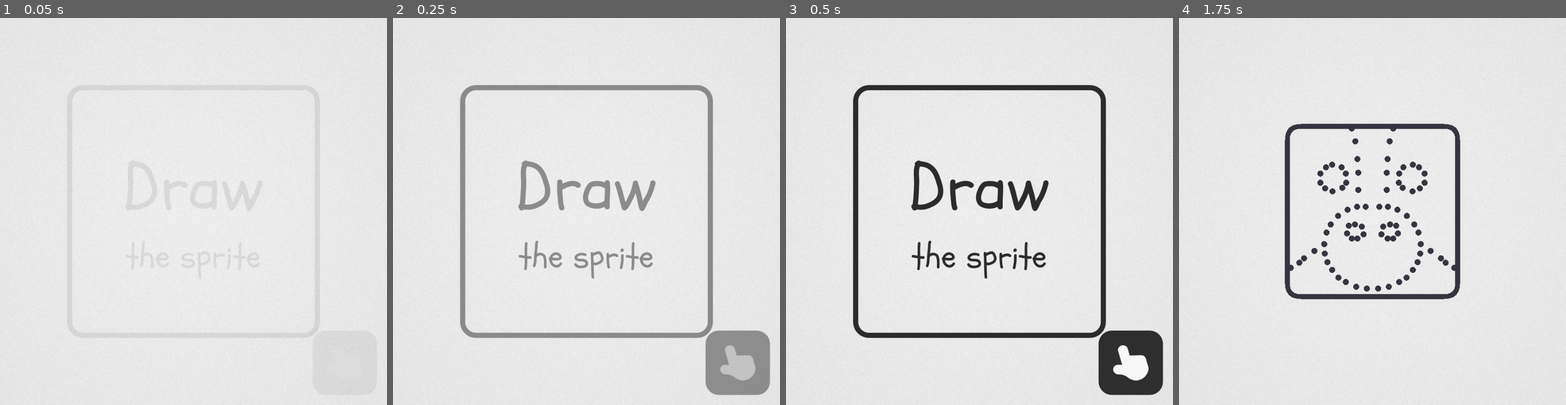
Above: before the commit, frames 1-4 (left to right).
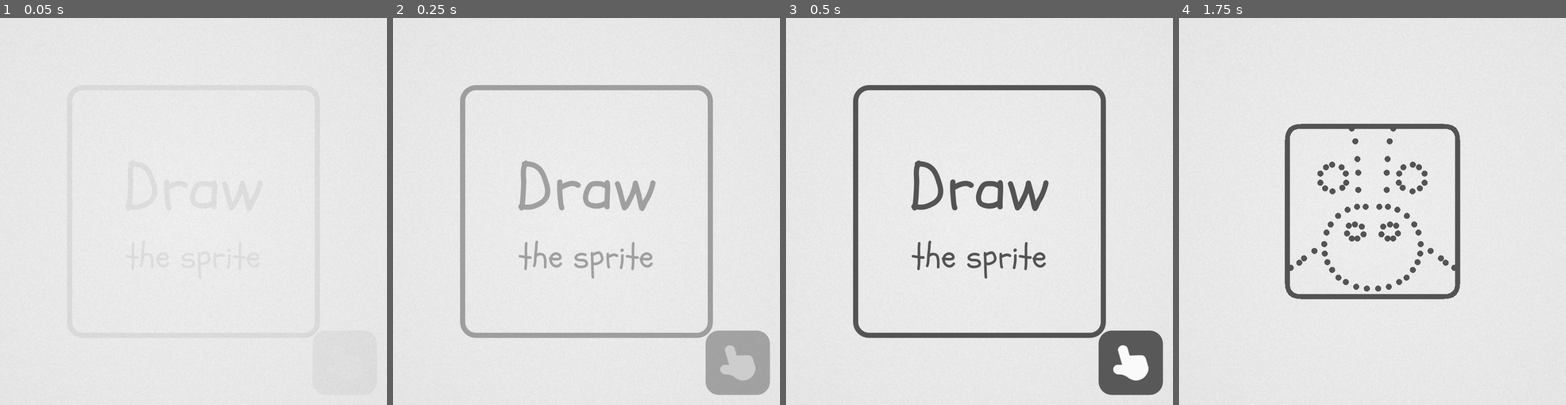
Above: after the commit, the same moments.

Repository: dernier-grie/draw-the-sprite
Game: Godot game, scene res://scenes/main.tscn
The game is run twice, just before and just after one commit, with the same random seed, the same clock (stepped at 60 frames per second) and the same inputs.
Inputs (mouse positions are in pixels of both pictures, inside the frame that each line leads up to):
- Up to frame 1 (0.05 s): no input
- Up to frame 2 (0.25 s): no input
- Up to frame 3 (0.5 s): no input
- Up to frame 4 (1.75 s): move the mouse to (1457, 192) at 0.52 s; click (1457, 192) at 0.67 s; move the mouse to (1372, 211) at 1.27 s; click (1372, 211) at 1.42 s

The runs differ from the first frame. In frame 3, 7.1% of the frame differs, in the area x 17-98%, y 17-98%; in frame 4, 3.5%.

Commit message:
main color swatch
first attempt at harmonizing style

Diff:
--- /dev/null
+++ b/resources/color_swatch.tres
@@ -0,0 +1,4 @@
+[gd_resource type="ColorPalette" format=3 uid="uid://cejjvot6fex8x"]
+
+[resource]
+colors = PackedColorArray(0.32941177, 0.3254902, 0.3254902, 1)
--- a/scenes/draw/draw.gd
+++ b/scenes/draw/draw.gd
@@ -31,6 +31,7 @@
 	var canvas = canvas_scene.instantiate() as DrawCanvas
 	canvas.points_color = ui_color
 	canvas.line_color = ui_color
+	print(ui_color)
 	canvas.points = animal_data.points
 	canvas.frame_size = animal_data.texture.get_width()
 	canvas.drawn.connect(_on_canvas_drawn)
--- a/scenes/draw/draw.tscn
+++ b/scenes/draw/draw.tscn
@@ -21,6 +21,7 @@
 script = ExtResource("1_tmstp")
 animal_dataset = Array[ExtResource("2_2g8h5")]([ExtResource("3_75ru5"), ExtResource("4_hl5mu"), ExtResource("5_2fpui"), …(197 unchanged characters)…
 canvas_scene = ExtResource("14_65k71")
+ui_color = Color(0.32941177, 0.3254902, 0.3254902, 1)
 
 [node name="Background" parent="." instance=ExtResource("15_8mcof")]
 
--- a/scenes/title/title.tscn
+++ b/scenes/title/title.tscn
@@ -6,7 +6,7 @@
 [ext_resource type="Texture2D" uid="uid://crud1em5agc8i" path="res://assets/sprites/controls/icon-touch.png" id="4_yjwoi"]
 
 [sub_resource type="StyleBoxFlat" id="StyleBoxFlat_g4gru"]
-bg_color = Color(0.15487596, 0.154876, 0.15487596, 1)
+bg_color = Color(0.32941177, 0.3254902, 0.3254902, 1)
 corner_radius_top_left = 36
 corner_radius_top_right = 36
 corner_radius_bottom_right = 36
@@ -18,7 +18,7 @@
 border_width_top = 12
 border_width_right = 12
 border_width_bottom = 12
-border_color = Color(0.16862746, 0.16862746, 0.16862746, 1)
+border_color = Color(0.32941177, 0.3254902, 0.3254902, 1)
 corner_radius_top_left = 36
 corner_radius_top_right = 36
 corner_radius_bottom_right = 36
@@ -167,13 +167,13 @@
 
 [node name="Label" type="Label" parent="MarginContainer/TitleArea/PanelContainer/CenterContainer/VBoxContainer"]
 layout_mode = 2
-theme_override_colors/font_color = Color(0.16924527, 0.1692453, 0.16924527, 1)
+theme_override_colors/font_color = Color(0.32941177, 0.3254902, 0.3254902, 1)
 theme_override_font_sizes/font_size = 156
 text = "Draw"
 
 [node name="Label2" type="Label" parent="MarginContainer/TitleArea/PanelContainer/CenterContainer/VBoxContainer"]
 layout_mode = 2
-theme_override_colors/font_color = Color(0.16862746, 0.16862746, 0.16862746, 1)
+theme_override_colors/font_color = Color(0.32941177, 0.3254902, 0.3254902, 1)
 theme_override_font_sizes/font_size = 78
 text = "the sprite"
 horizontal_alignment = 1
